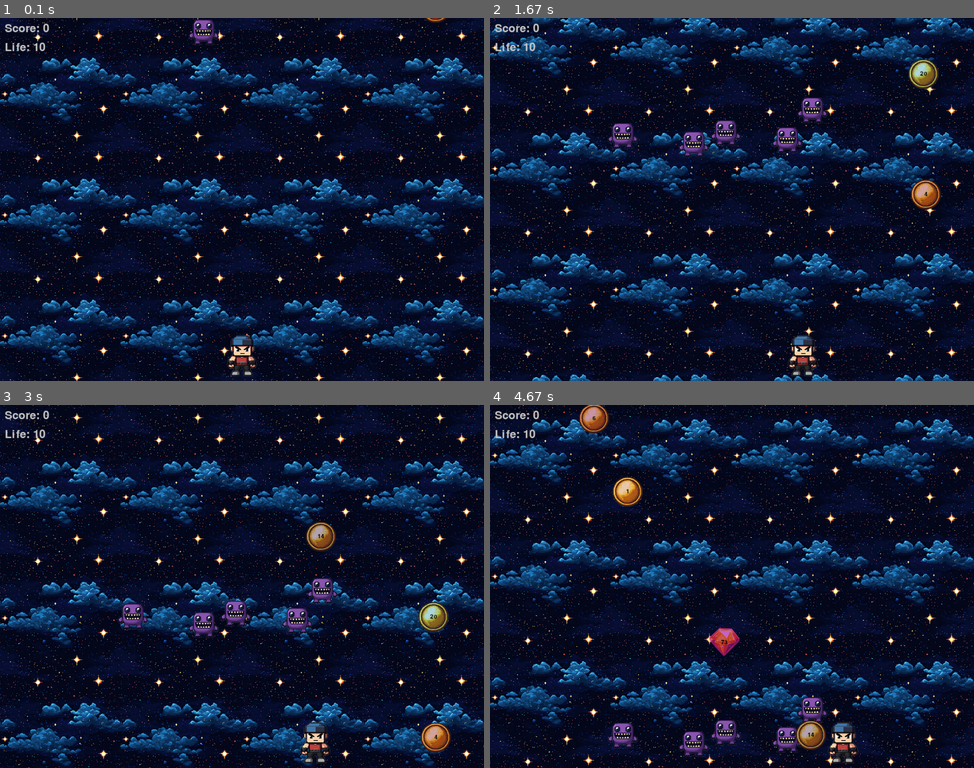
Above: before the commit, frames 1-4 (two rows, left to right).
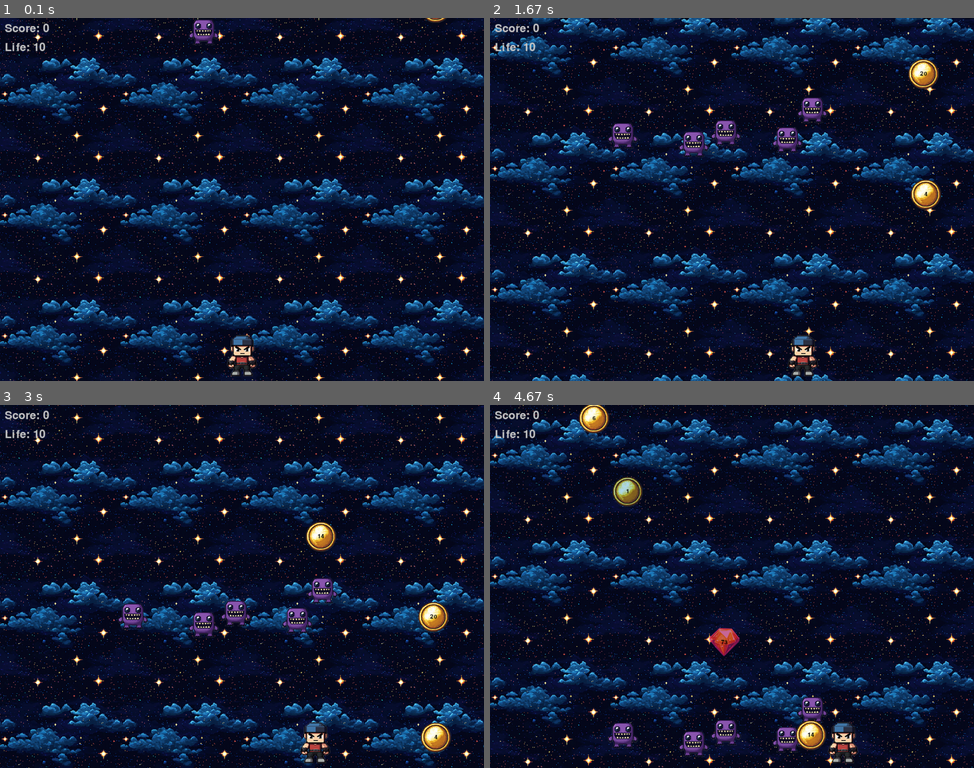
Above: after the commit, the same moments.

Repository: imigueldiaz/hero-monsters-pygame
Game: pygame game, started from run_game.py
Same seed, same stepped clock (60 frames per second), same inputs: the game is played once before the commit and once after it.
Inputs:
- Up to frame 1 (0.1 s): no input
- Up to frame 2 (1.67 s): hold Right 0.33-0.8 s; hold Right 0.83-1.3 s; hold Left from 1.33 s (still down)
- Up to frame 3 (3 s): release Left at 1.87 s; hold Left 1.9-2.3 s; hold Right 2.33-2.97 s
- Up to frame 4 (4.67 s): hold Left 3-3.47 s; hold Right 3.5-3.97 s; hold Right 4-4.47 s; hold Left from 4.5 s (still down)

The runs differ from the first frame. In frame 1, less than 0.1% of the frame differs, in the area x 88-92%, y 0-1%; in frame 2, 0.6%; in frame 3, 1.0%; in frame 4, 1.0%, in the area x 18-70%, y 0-95%.

Commit message:
Update color mask for coins and jewels with 50% probability

Diff:
--- a/src/entities/coin.py
+++ b/src/entities/coin.py
@@ -8,13 +8,17 @@
         super().__init__(image_path, x, y, speed)
         self.window_height = window_height
 
-        # Apply a random color mask
-        random_color = (
-            random.randint(150, 255),  # Red
-            random.randint(150, 255),  # Green
-            random.randint(150, 255)   # Blue
-        )
-        self.apply_color_mask(random_color)
+        change_color = random.random() < 0.5  # 50% chance to change color
+
+        if change_color:
+            # Apply a random color mask
+            random_color = (
+                random.randint(150, 255),  # Red
+                random.randint(150, 255),  # Green
+                random.randint(150, 255)   # Blue
+            )
+
+            self.apply_color_mask(random_color)
 
         # Assign a random value to the coin
         self.value = random.randint(1, 25)
--- a/src/entities/jewel.py
+++ b/src/entities/jewel.py
@@ -9,6 +9,7 @@
         super().__init__(image_path, x, y, speed, window_height)
         self.window_height = window_height
 
+        # Use random.random() instead of non-existent random.randbool()
         change_color = random.random() < 0.5  # 50% chance to change color
 
         if change_color:
@@ -18,14 +19,13 @@
                 random.randint(150, 255),  # Green
                 random.randint(150, 255)   # Blue
             )
-
             self.apply_color_mask(random_color)
 
-        # Assign a random value to the coin
+        # Assign a random value to the jewel
         self.value = random.randint(50, 100)
 
     def apply_color_mask(self, color):
-        """Applies a color mask to the coin image."""
+        """Applies a color mask to the jewel image."""
         colored_image = self.image.copy()
         colored_image.fill(color, special_flags=pygame.BLEND_RGB_MULT)
         self.image = colored_image
